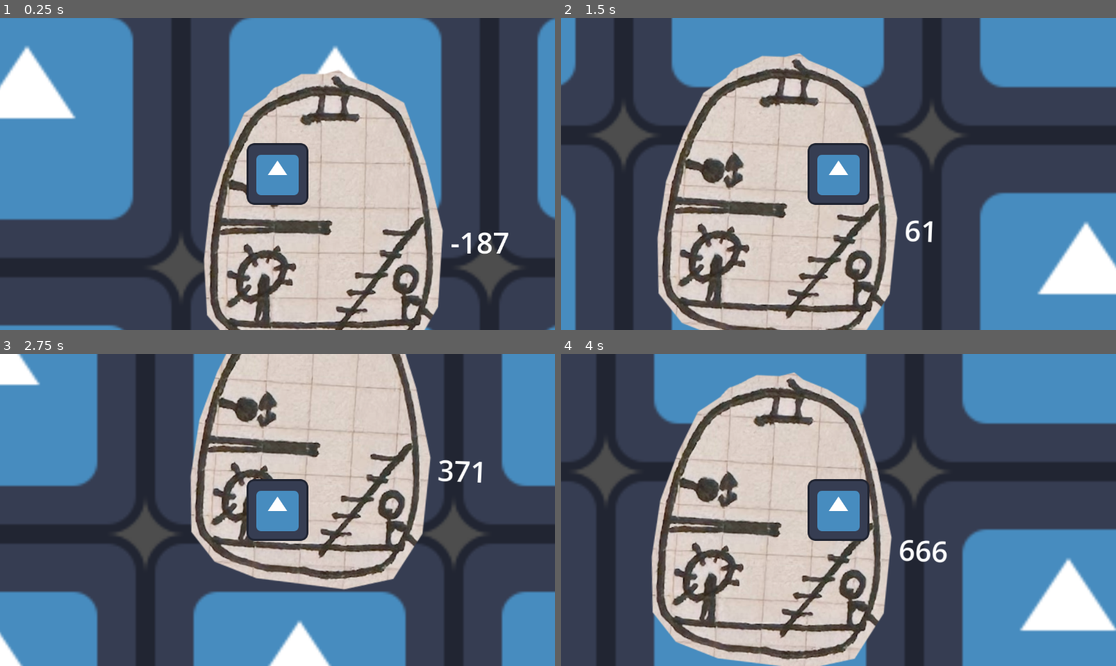
Above: before the commit, frames 1-4 (two rows, left to right).
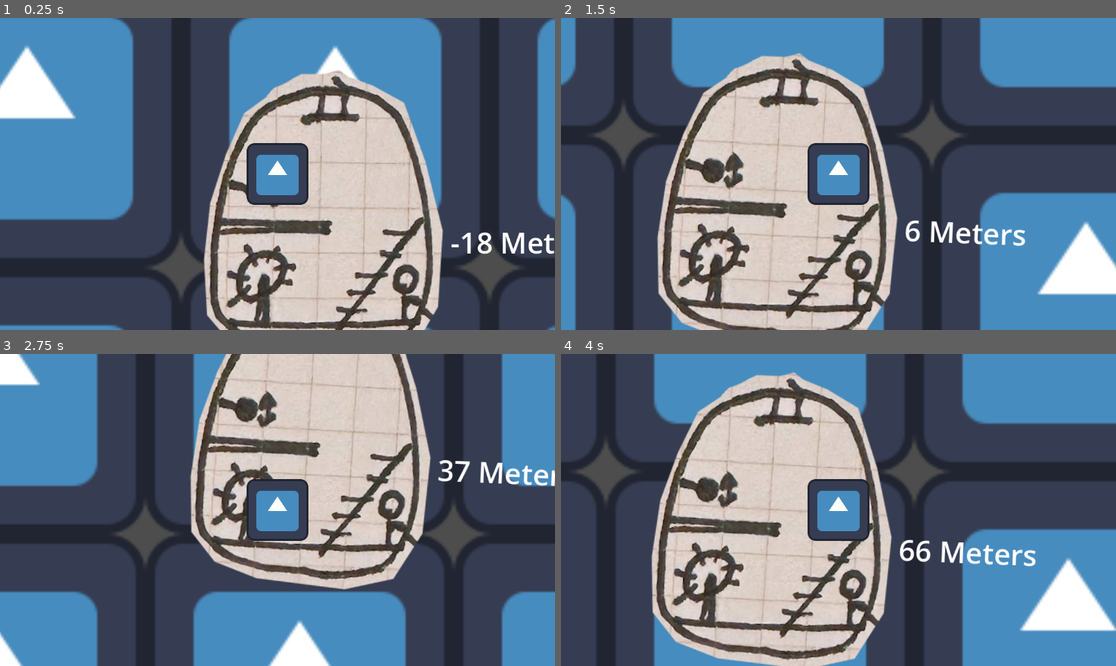
Above: after the commit, the same moments.

Repository: calzila/GGJ_2025
Game: Godot game, scene res://Overworld.tscn
Same seed, same stepped clock (60 frames per second), same inputs: the game is played once before the commit and once after it. The engine's default icon, where the game draws it, is replaced by a stand-in: a white triangle on a blue panel in a dark square.
Inputs:
- Up to frame 1 (0.25 s): no input
- Up to frame 2 (1.5 s): tap Enter (ui_accept) at 0.5, 0.77 s; hold Right (ui_right) from 0.53 s (still down)
- Up to frame 3 (2.75 s): tap Enter (ui_accept) at 1.52 s; release Right (ui_right) at 2.03 s; hold Left (ui_left) from 2.03 s (still down)
- Up to frame 4 (4 s): release Left (ui_left) at 2.78 s; hold Right (ui_right) from 2.78 s (still down); tap Enter (ui_accept) at 3.02, 3.77 s

The runs differ from the first frame. In frame 1, 0.3% of the frame differs, in the area x 88-100%, y 68-76%; in frame 2, 0.6%; in frame 3, 0.5%; in frame 4, 0.6%, in the area x 66-86%, y 59-69%.

Commit message:
Adding Meters to the end of our depth

Diff:
--- a/DepthText.gd
+++ b/DepthText.gd
@@ -11,6 +11,6 @@
 func _process(delta: float) -> void:
 
 	#Display the depth on the Text Component
-	depthValue = global_position.y
-	depthValue = str(int(depthValue))
+	depthValue = global_position.y * 0.1
+	depthValue = str(int(depthValue), " Meters")
 	text = depthValue
